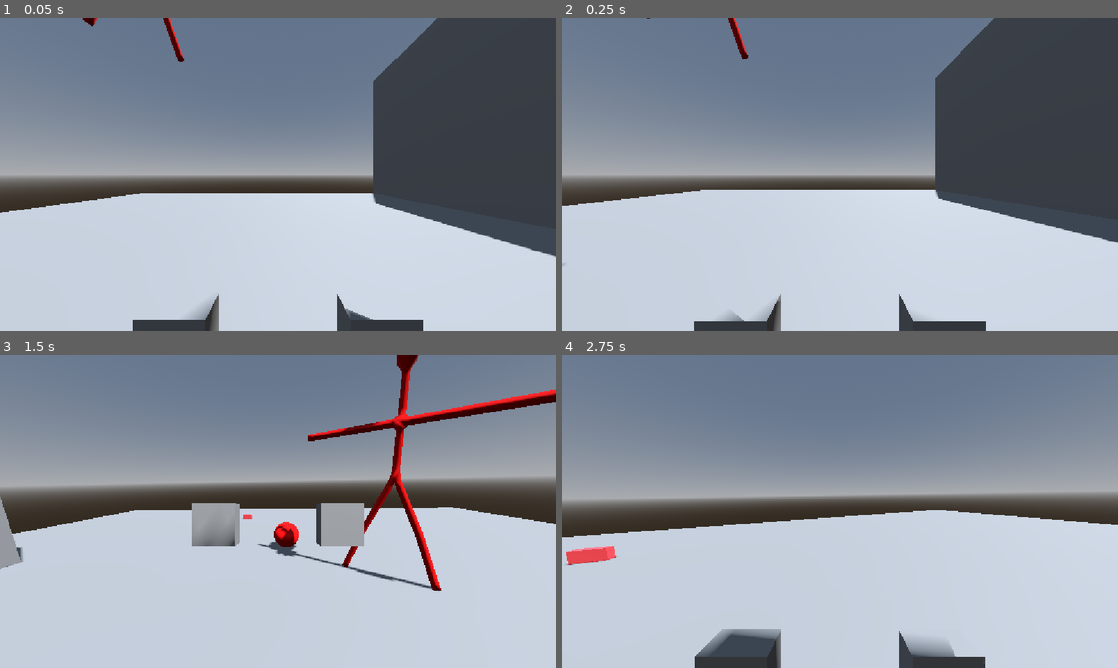
Above: before the commit, frames 1-4 (two rows, left to right).
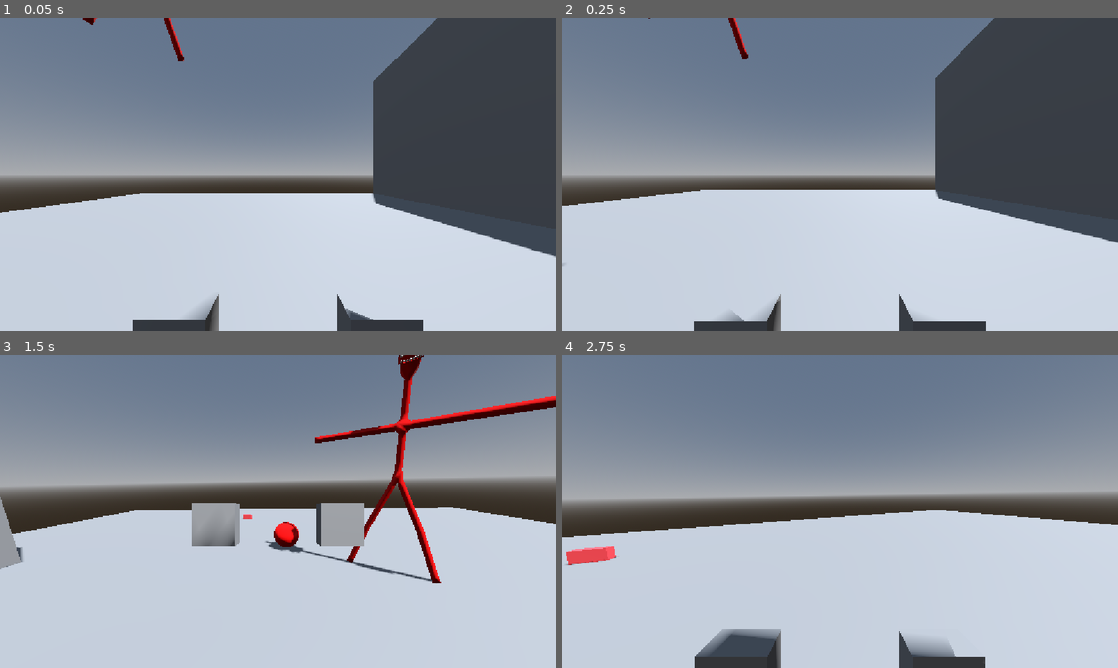
Above: after the commit, the same moments.

Repository: Kasairoo/DervilBallHackclubHaven
Game: Godot game, scene res://Test Dump/base_scene.tscn
Same seed, same stepped clock (60 frames per second), same inputs: the game is played once before the commit and once after it.
Inputs (mouse positions are in pixels of both pictures, inside the frame that each line leads up to):
- Up to frame 1 (0.05 s): no input
- Up to frame 2 (0.25 s): no input
- Up to frame 3 (1.5 s): tap Enter (ui_accept) at 0.5, 0.77 s; move the mouse to (400, 495) at 0.52 s; hold D (PlayerRight) 0.53-1.28 s; click (400, 495) at 0.6 s; move the mouse to (250, 511) at 1.27 s; hold W (PlayerForward) from 1.28 s (still down); click (250, 511) at 1.35 s
- Up to frame 4 (2.75 s): keep holding W (PlayerForward); tap Enter (ui_accept) at 1.52 s; move the mouse to (851, 505) at 2.02 s; click (851, 505) at 2.1 s

The runs differ from the first frame. In frame 1, less than 0.1% of the frame differs, in the area x 15-34%, y 0-14%; in frame 2, less than 0.1%; in frame 3, 4.0%, in the area x 46-100%, y 0-76%; in frame 4, nothing differs.

Commit message:
Neighbor Ai Minor fixes

Diff:
--- a/devil-ball-hackclub-haven/Objects/Enemies/Neighbor.tscn
+++ b/devil-ball-hackclub-haven/Objects/Enemies/Neighbor.tscn
@@ -143,9 +143,8 @@
 &"Idle": SubResource("Animation_ncbng")
 }
 
-[sub_resource type="CylinderShape3D" id="CylinderShape3D_xdrwm"]
-height = 0.5
-radius = 1.5
+[sub_resource type="SphereShape3D" id="SphereShape3D_auf70"]
+radius = 2.0
 
 [sub_resource type="CapsuleShape3D" id="CapsuleShape3D_lxh4r"]
 height = 6.005371
@@ -280,8 +279,8 @@
 libraries/ = SubResource("AnimationLibrary_u66gh")
 
 [node name="ShapeCast3D" type="ShapeCast3D" parent="." unique_id=178508921]
-transform = Transform3D(1, 0, 0, 0, 1, 0, 0, 0, 1, 0, 1.1139228, 0)
-shape = SubResource("CylinderShape3D_xdrwm")
+transform = Transform3D(1, 0, 0, 0, 1, 0, 0, 0, 1, 0.6219547, 1.1139228, 0.5954983)
+shape = SubResource("SphereShape3D_auf70")
 target_position = Vector3(0, 0, 0)
 
 [node name="CollisionShape3D" type="CollisionShape3D" parent="." unique_id=339680597]
--- a/devil-ball-hackclub-haven/Objects/Enemies/neighbor.gd
+++ b/devil-ball-hackclub-haven/Objects/Enemies/neighbor.gd
@@ -1,7 +1,7 @@
 extends CharacterBody3D
 
 
-const SPEED = 5.0
+const SPEED = 2.0
 const JUMP_VELOCITY = 4.5
 
 @export var LookCast : ShapeCast3D
@@ -24,13 +24,12 @@
 		for i in range(LookCast.get_collision_count()):
 			LookDirectionOffset += LookCast.get_collision_normal(i)
 
-	LookDirectionOffset = LookDirectionOffset.normalized()
+	LookDirectionOffset.y = 0
 
-	velocity.x += LookDirectionOffset.x
-	velocity.z += LookDirectionOffset.z
+	LookDirectionOffset = LookDirectionOffset.normalized() * SPEED
 
-	velocity.x *= 0.7
-	velocity.z *= 0.7
+	velocity.x = LookDirectionOffset.x
+	velocity.z = LookDirectionOffset.z
 
 	global_rotation_degrees.y += 180.0
 
